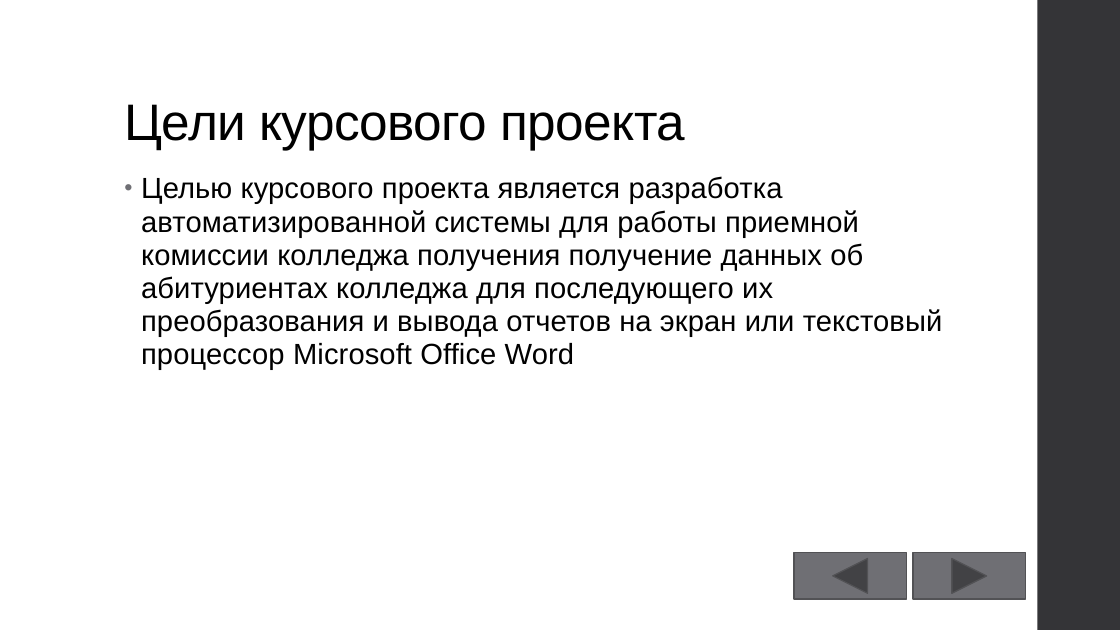
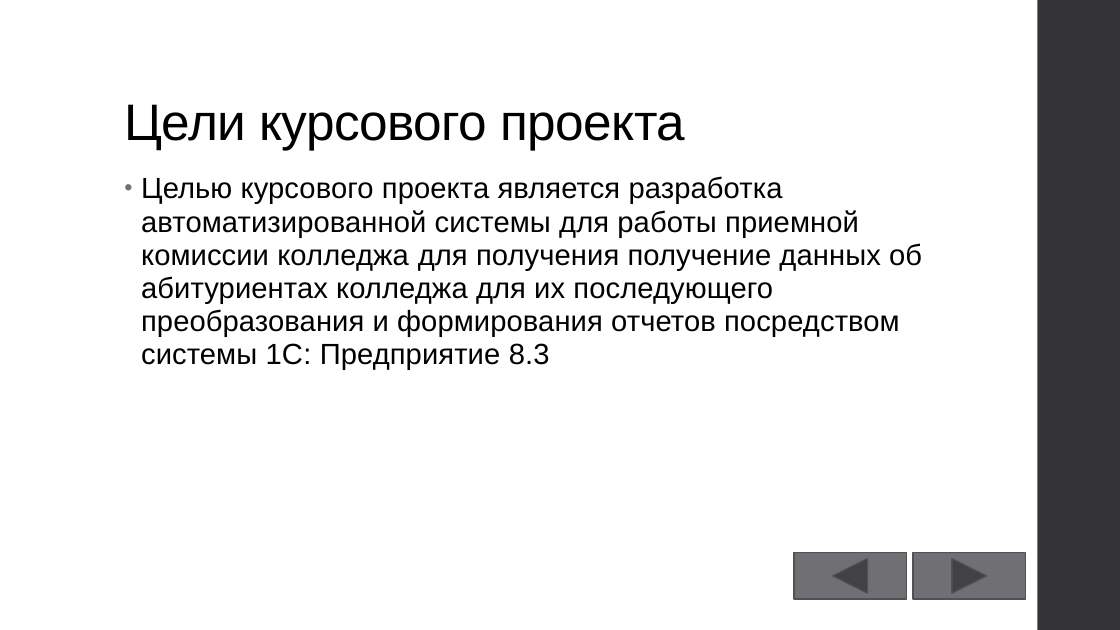
Before and after one commit to GeorgiyDemo/KIP, a slide deck: slide 3 of Course III/БД/1C/Курсовой/Презентация.pptx. Drawn at 1120x630 pixels with LibreOffice and Linux fonts; fonts in the diff are those of the drawing. Boxes give left, top, right and bottom in pixels: in the first picture for what was removed or moved away, otherwise in the second. Text is boxed around its words. In the diff, an @@ line names an element or a change of style, - is before the commit and + after.

```diff
--- a/Course III/БД/1C/Курсовой/Презентация.pptx
+++ b/Course III/БД/1C/Курсовой/Презентация.pptx
@@ text at bbox=[141, 176, 922, 370]: text changed @@
-• Целью курсового проекта является разработка автоматизированной системы для работы приемной комиссии колледжа получения получение данных об абитуриентах колледжа для последующего их преобразования и вывода отчетов на экран или текстовый процессор Microsoft Office Word
+• Целью курсового проекта является разработка автоматизированной системы для работы приемной комиссии колледжа для получения получение данных об абитуриентах колледжа для их последующего преобразования и формирования отчетов посредством системы 1С: Предприятие 8.3
```
Also in this commit, not shown: 3 other slides changed, 4 slides added, 5 slides removed, 1 other file.
